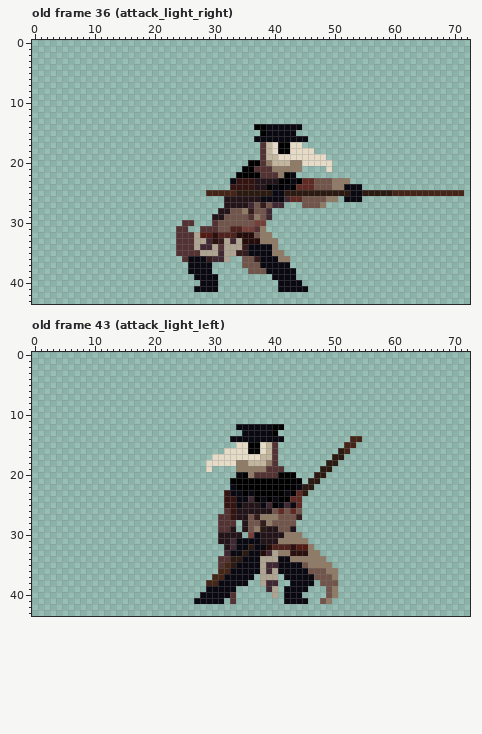
Edited in one commit: pixel-art file (Nevermore Unity Project/Assets/Art Assets/Alex/Player/player_animation.aseprite). The picture above was drawn from the file before the commit.
73x44 pixels, 71 frames. Shown: old frame 36 (attack_light_right), old frame 43 (attack_light_left). The commit also changed other frames, which this record leaves out.
After:
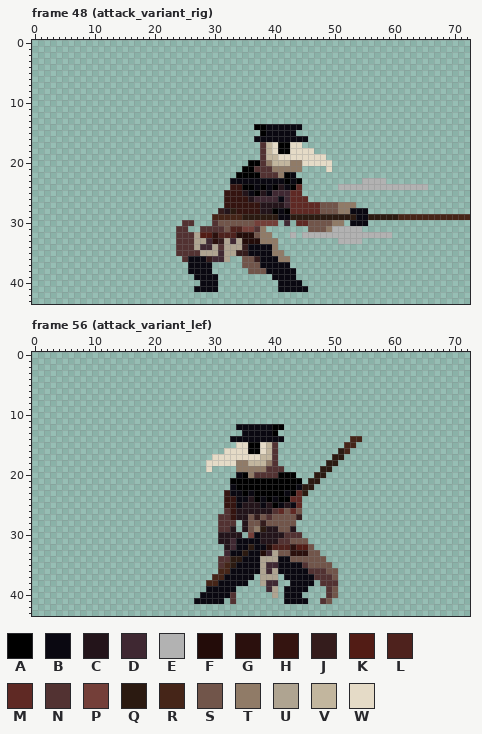
Palette (. is transparent): A #000000  B #0a0811  C #23141a  D #3f2832  E #b2b2b2  F #230c09  G #2b100d  H #341410  J #341c1c  K #521c15  L #4e221d  M #5f2924  N #523232  P #743f39  Q #2b1a11  R #452518  S #71554a  T #907b67  U #afa491  V #c2b69e  W #e5dbc7
A new or re-ordered frame is compared with the old frame closest to it.
From old to new:
frames 71 -> 108
layer "attack_light" now shown
layer "attack_light #2" removed
Changed rows in their new state; - is an unchanged pixel.
Frame 48 (attack_variant_rig) is new; against old frame 36 (attack_light_right):
first column x 29:
23 -----BBBBBBBB---........--EEEE--------------
24 ------AABABAC---......EEEEEEEEEEEEEEE-------
25 ...HHHCBACBDDDMM...........................-
26 ---HHHH-DDDD----M.....-...------------------
27 ---HHHHHHCCCCDMMMMMSSSTTT-------------------
28 --J-QHHHHCCABAMMMMMSSSTTBBB-----------------
29 -RRRRRQQQQQQBBQQQQQQQQQQQBBQQQQQRRRRRRRRRRRR
30 ----------PP-D-MMSSSSTT-BBB-----------------
31 --N--------------SSSTEEEEE------------------
32 --------------E-EEEEEEEEEEEEEEE-------------
33 ----------------------EEEE------------------
Frame 56 (attack_variant_lef) is new; against old frame 43 (attack_light_left), layer "attack_light":
first column x 36:
24 C--------------
25 ---C--C--------
26 ----N----------
27 --SNS----------
28 ---S-----------
30 ------NNN------
31 -----NNSSS-----
32 ----------S----
33 -----SS---SS---
34 -------SSSSSS--
35 ---------NSSSS-
36 ----------NNNSS
37 -----------NNNS
38 ------------NNN
39 -------------NS
40 -------------NS
41 ------------NS-
Boxes around the changes in both pictures, in picture pixels (x1, y1, x2, y2):
changed: (206, 178, 470, 244)
changed: (248, 496, 338, 604)
